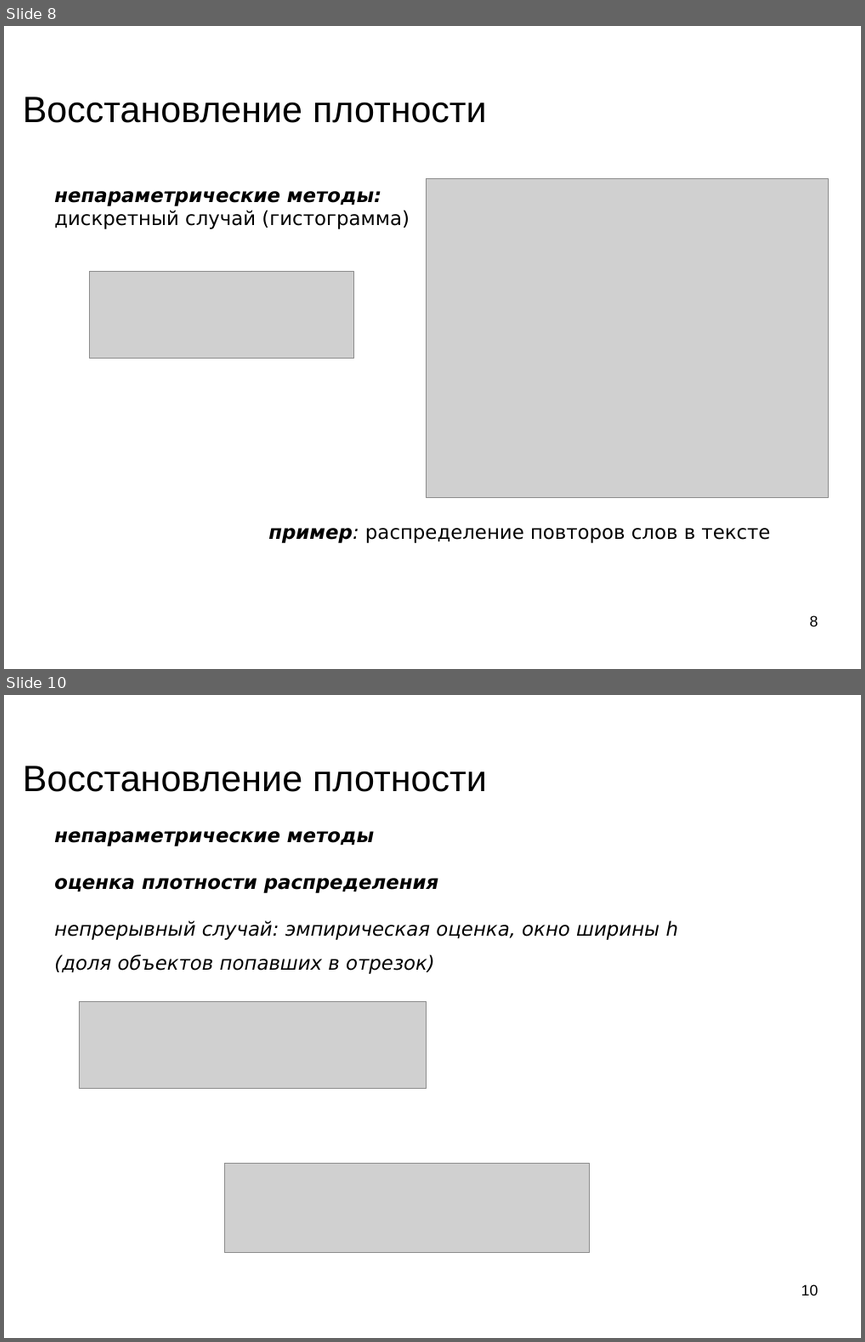
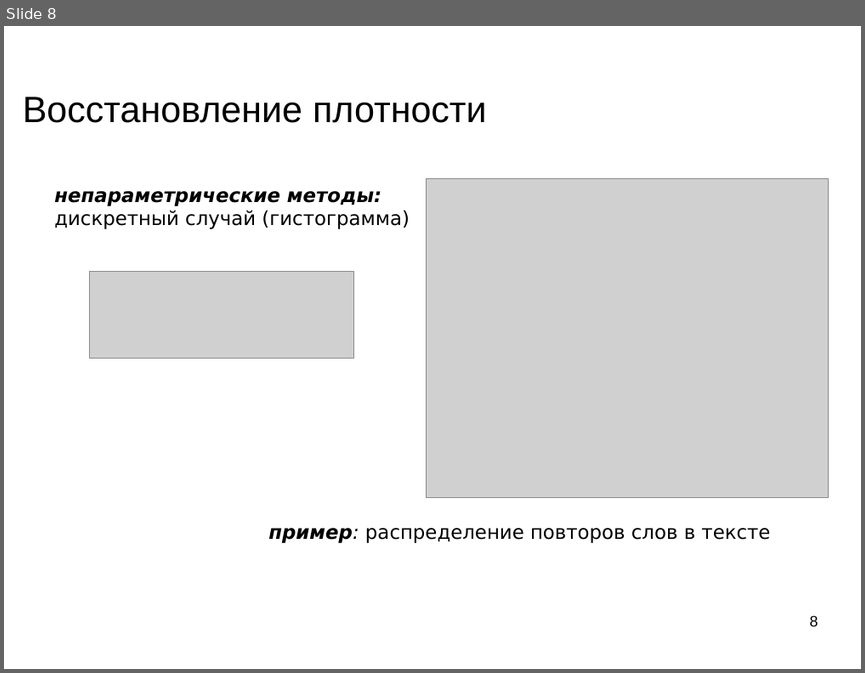
Before and after one commit to mechanoid5/ml_lectorium_legacy, a slide deck: 05-em.odp. Shown one above the other, each under a label of ours: slides 8 and 10 before the commit, slide 8 after it; the slides between them are not shown. The pictures are 865x1342 and 865x673 pixels, drawn with LibreOffice and Linux fonts; fonts in the diff are those of the drawing; grey boxes stand for pictures; background and template pictures are left out. Boxes give left, top, right and bottom in pixels: in the first picture for what was removed or moved away, otherwise in the second. Text is boxed around its words. In the diff, an @@ line names an element or a change of style, - is before the commit and + after.

```diff
--- a/05-em.odp
+++ b/05-em.odp
@@ slide 10 removed at bbox=[4, 695, 861, 1338], background picture (left out) @@
@@ title removed at bbox=[23, 766, 487, 792] @@
-Восстановление плотности
@@ text removed at bbox=[54, 831, 678, 974] @@
-непараметрические методы
-оценка плотности распределения
-непрерывный случай: эмпирическая оценка, окно ширины h
-(доля объектов попавших в отрезок)
@@ picture removed at bbox=[80, 1001, 426, 1089] @@
@@ picture removed at bbox=[224, 1163, 590, 1253] @@
@@ page number removed at bbox=[801, 1284, 818, 1295] @@
-10
```
Also in this commit, not shown: 8 slides changed, 1 slide added, 6 other slides removed, 2 other files.
